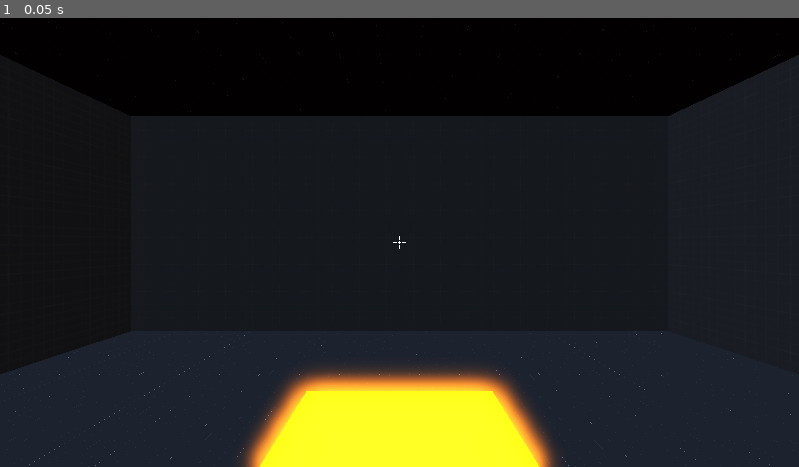
Above: before the commit, frame 1.
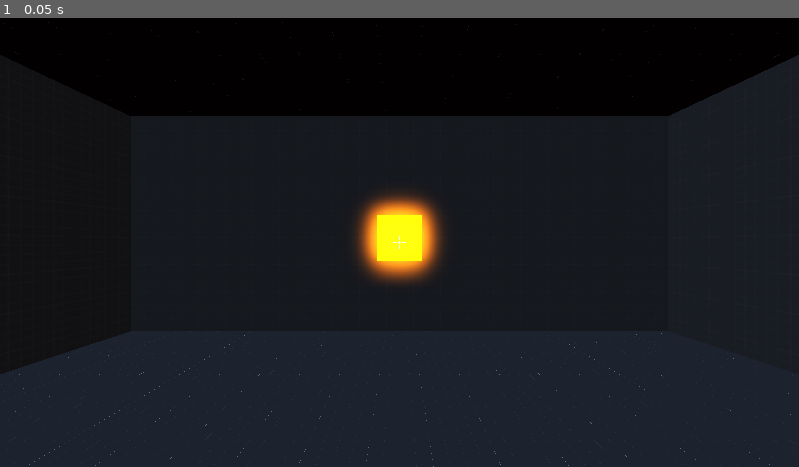
Above: after the commit, the same moment.

Repository: DETT28/Aim-Trainer
Game: Godot game, scene res://Scenes/level.tscn
The game is run twice, just before and just after one commit, with the same random seed, the same clock (stepped at 60 frames per second) and the same inputs.
Inputs:
- Up to frame 1 (0.05 s): no input

The runs differ from the first frame. In frame 1, 9.3% of the frame differs, in the area x 30-70%, y 38-100%.

Commit message:
Add files via upload

Diff:
--- a/Scripts/Level/level.gd
+++ b/Scripts/Level/level.gd
@@ -7,14 +7,14 @@
 # var spawn_range_z = Vector2(-10, 10)
 
 func _ready():
-	spawn_target(Vector3(0,1,0))
+	spawn_target(Vector3(0,1.7,-3))
 
 func spawn_target_random():
 	var random_pos = Vector3(
 		randf_range(spawn_range_x.x, spawn_range_x.y),
 		randf_range(spawn_range_y.x, spawn_range_y.y),
 		-3
-	)
+)
 	spawn_target(random_pos)
 
 func spawn_target(pos):
